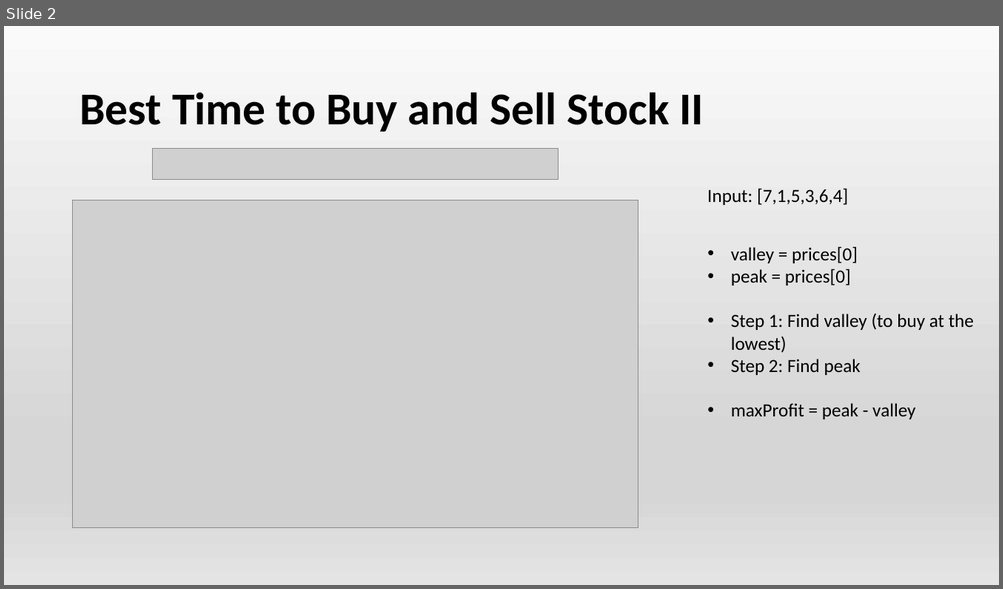
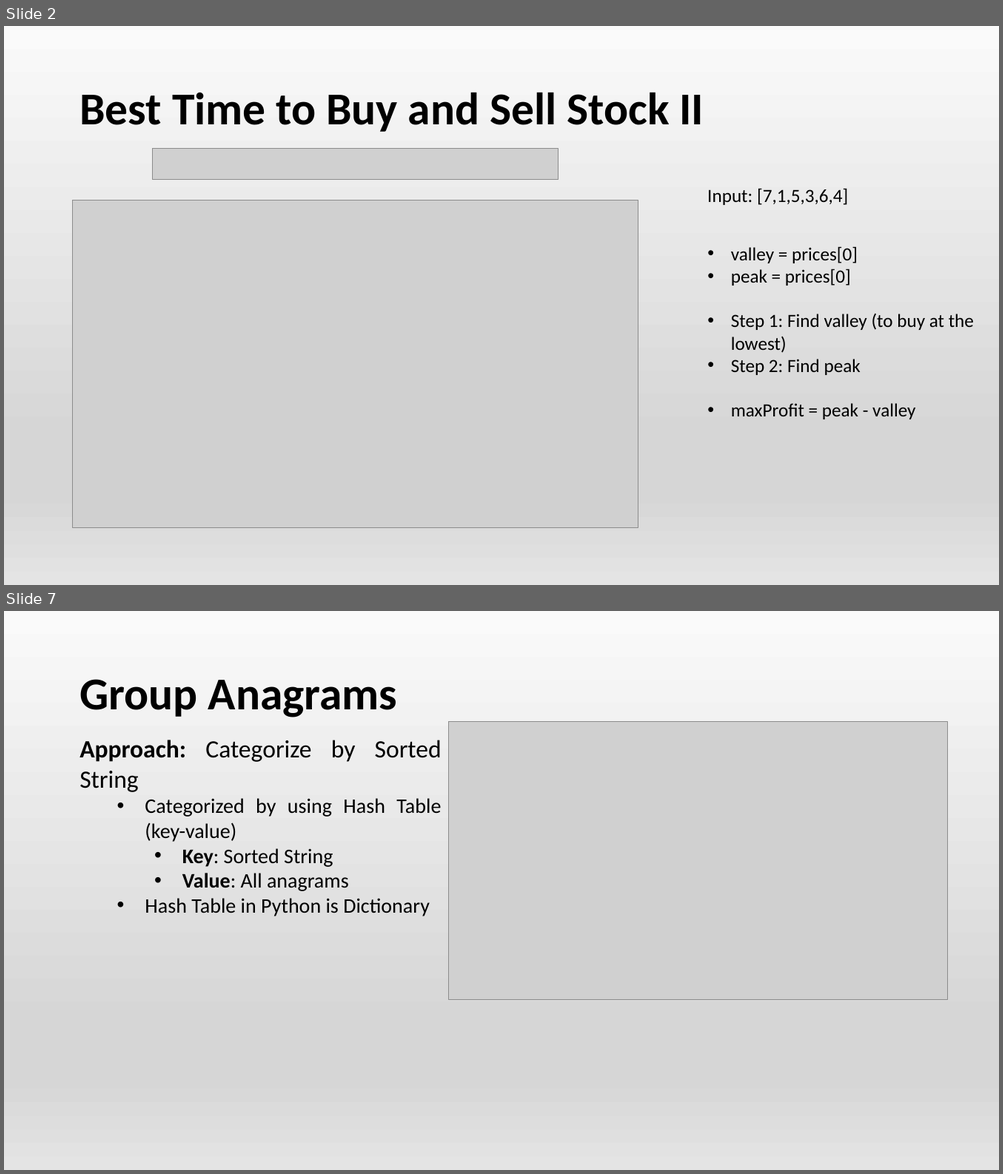
Before and after one commit to QuanNgHa/LeetCode-30DayChallenge, a slide deck: 30DaysCodeChallenges.pptx. Shown one above the other, each under a label of ours: slide 2 before the commit, slides 2 and 7 after it; the slides between them are not shown. The pictures are 1003x589 and 1003x1174 pixels, drawn with LibreOffice and Linux fonts; fonts in the diff are those of the drawing; grey boxes stand for pictures. Boxes give left, top, right and bottom in pixels: in the first picture for what was removed or moved away, otherwise in the second. Text is boxed around its words. In the diff, an @@ line names an element or a change of style, - is before the commit and + after.

```diff
--- a/30DaysCodeChallenges.pptx
+++ b/30DaysCodeChallenges.pptx
@@ slide 7 added at [4, 611, 999, 1170], background gradient #FAFAFA to #D7D7D7 to #E4E4E4 @@
@@ title added at [79, 679, 397, 718], 44 pt, text #000000, bold @@
+Group Anagrams
@@ picture added at [449, 721, 947, 1000] @@
@@ text added at [79, 740, 441, 917], 20 pt, text #000000 @@
+Approach: Categorize by Sorted String
+  • Categorized by using Hash Table (key-value)
+    • Key: Sorted String
+    • Value: All anagrams
+  • Hash Table in Python is Dictionary
```
Also in this commit, not shown: 2 slides changed, 3 other slides added, 1 slide removed, 2 other files.
